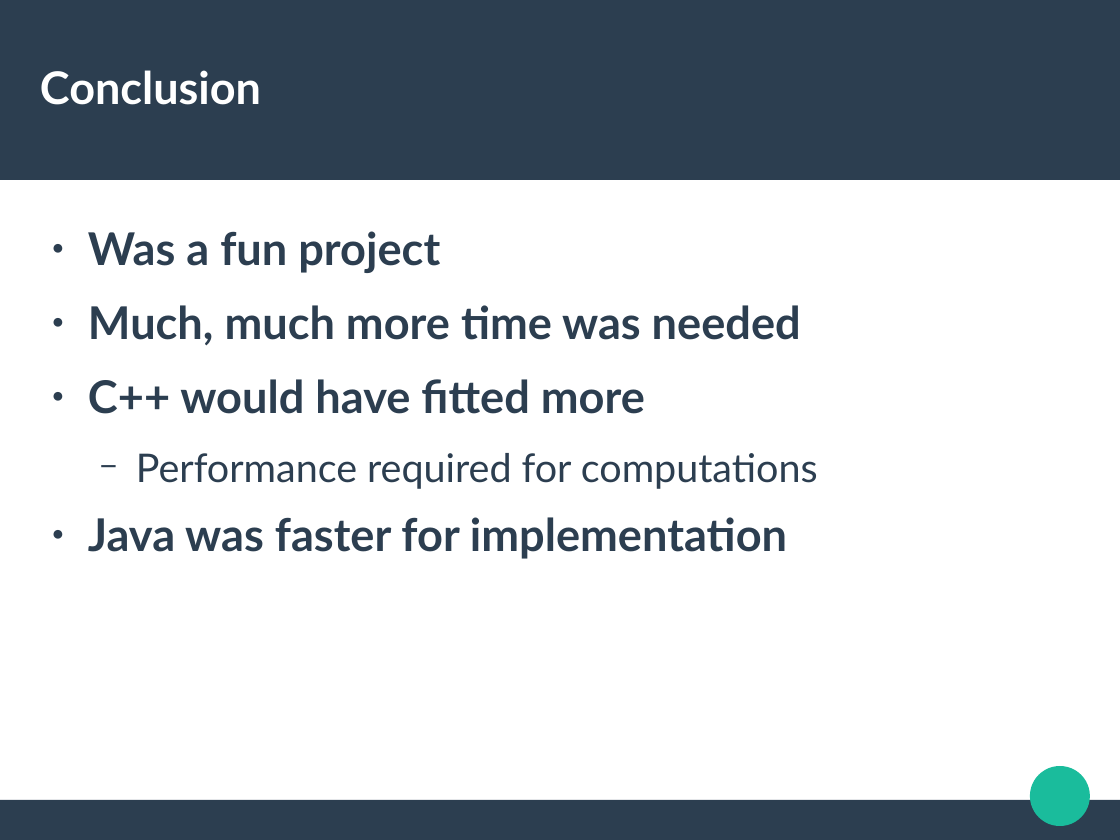
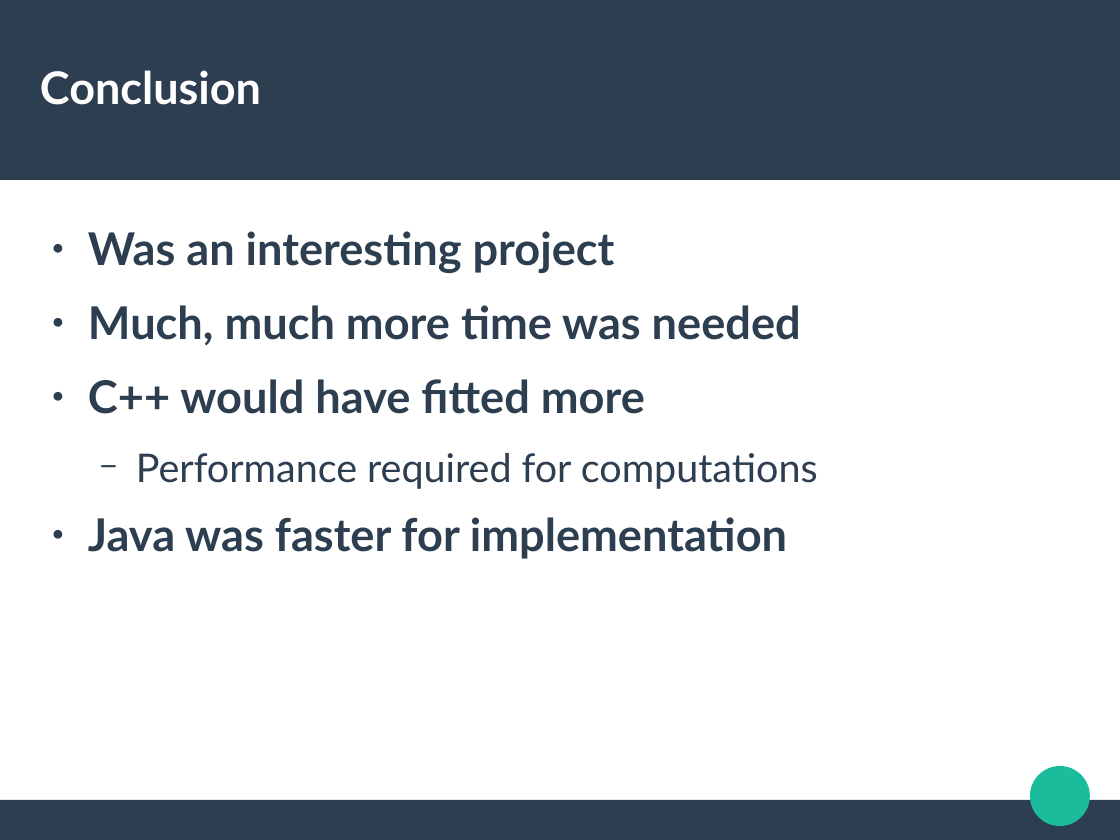
Before and after one commit to trandinhkhoa/distributed-system-project, a slide deck: slide 14 of presentation/defense.odp. Drawn at 1120x840 pixels with LibreOffice and Linux fonts; fonts in the diff are those of the drawing. Boxes give left, top, right and bottom in pixels: in the first picture for what was removed or moved away, otherwise in the second. Text is boxed around its words. In the diff, an @@ line names an element or a change of style, - is before the commit and + after.

```diff
--- a/presentation/defense.odp
+++ b/presentation/defense.odp
@@ text at <box>88,231,615,273</box>: text changed @@
-● Was a fun project
+● Was an interesting project
```
Also in this commit, not shown: 4 other slides changed.
